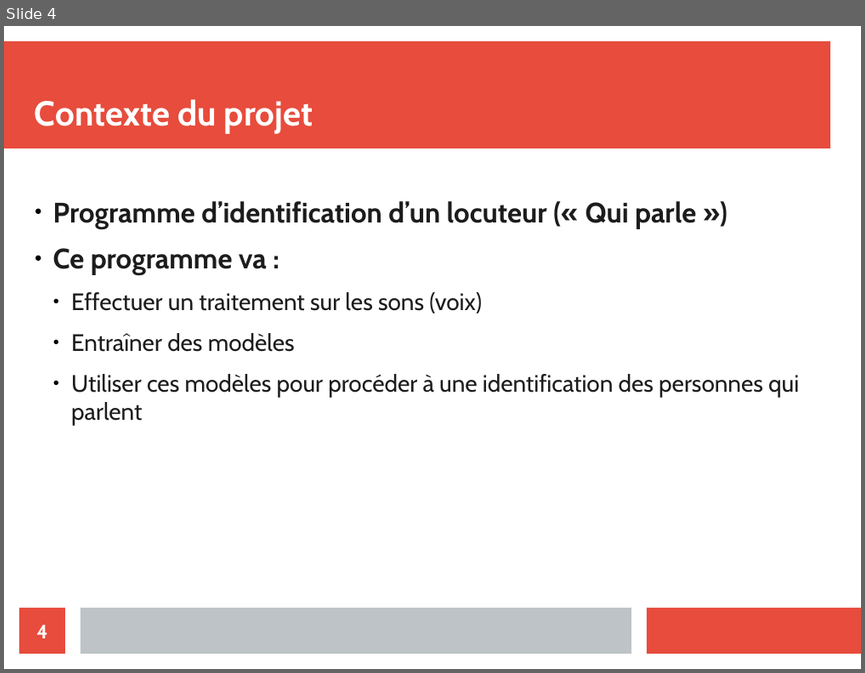
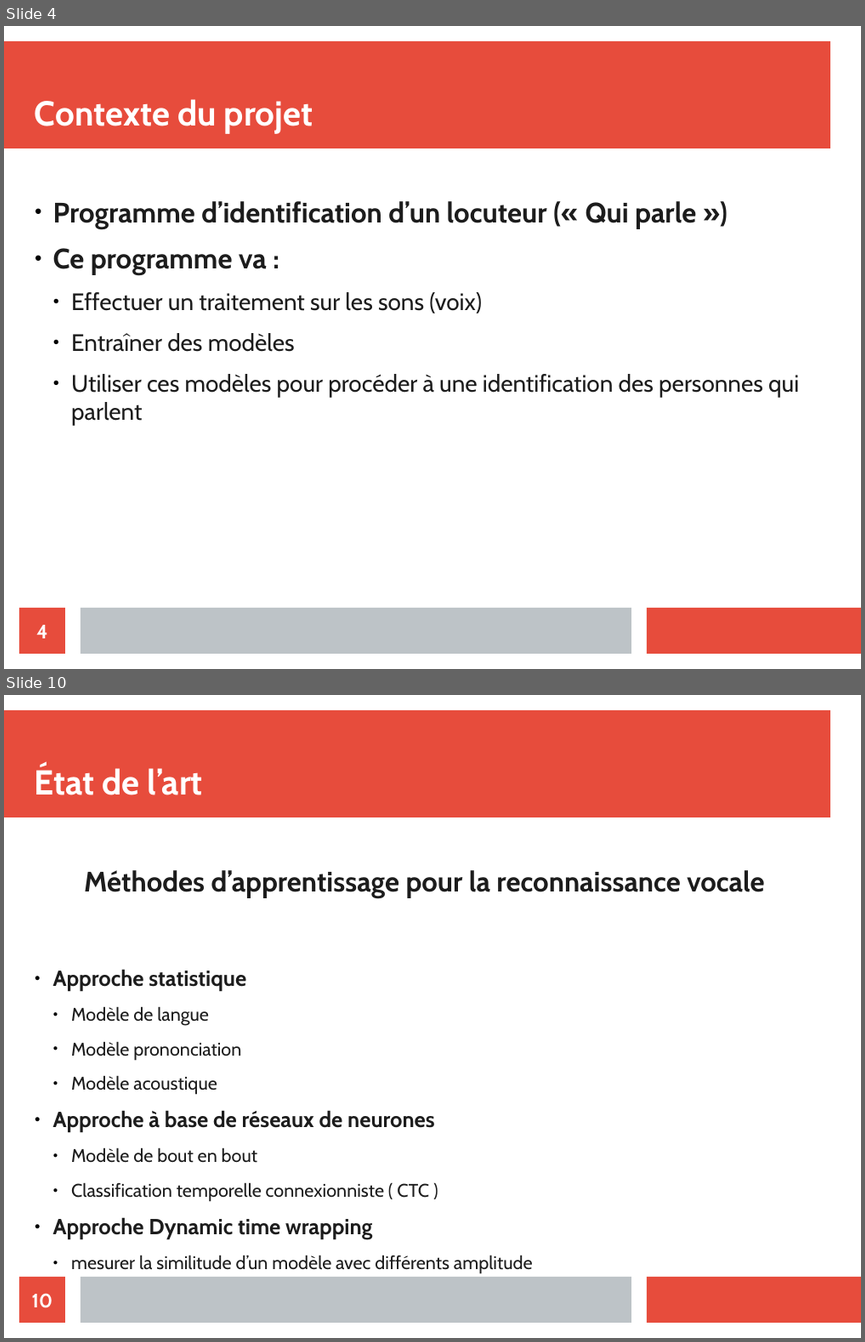
Before and after one commit to bessalahAmar/Speaker-Verification-paris8-, a slide deck: Presentation/diapo.odp. Shown one above the other, each under a label of ours: slide 4 before the commit, slides 4 and 10 after it; the slides between them are not shown. The pictures are 865x673 and 865x1342 pixels, drawn with LibreOffice and Linux fonts; fonts in the diff are those of the drawing. Boxes give left, top, right and bottom in pixels: in the first picture for what was removed or moved away, otherwise in the second. Text is boxed around its words. In the diff, an @@ line names an element or a change of style, - is before the commit and + after.

```diff
--- a/Presentation/diapo.odp
+++ b/Presentation/diapo.odp
@@ slide 10 added at [4, 695, 861, 1338], background #FFFFFF; not listed: 3 template elements that a slide beside it also shows @@
@@ title added at [35, 766, 203, 795], 32 pt, text #FFFFFF, bold @@
+État de l’art
@@ text added at [84, 870, 764, 897], 26 pt, text #1C1C1C, bold @@
+Méthodes d’apprentissage pour la reconnaissance vocale
@@ text added at [53, 969, 533, 1274], 17.1 pt, text #1C1C1C @@
+● Approche statistique
+  ● Modèle de langue
+  ● Modèle prononciation
+  ● Modèle acoustique
+● Approche à base de réseaux de neurones
+  ● Modèle de bout en bout
+  ● Classification temporelle connexionniste ( CTC )
+● Approche Dynamic time wrapping
+  ● mesurer la similitude d’un modèle avec différents amplitude
@@ page number added at [19, 1276, 65, 1322], fill #E74C3C, 18 pt, text #FFFFFF, bold @@
+10
```
Also in this commit, not shown: 3 slides changed, 13 other slides added.
